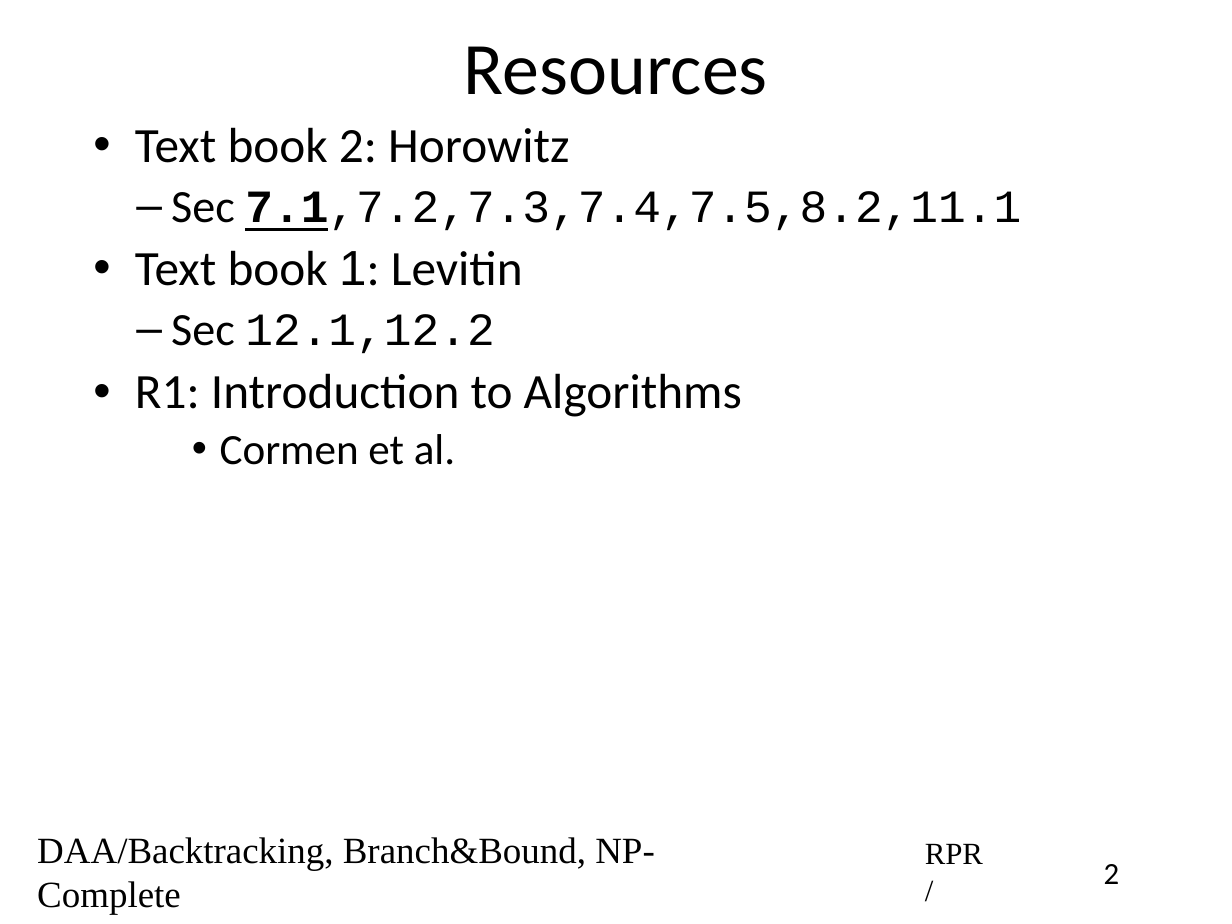
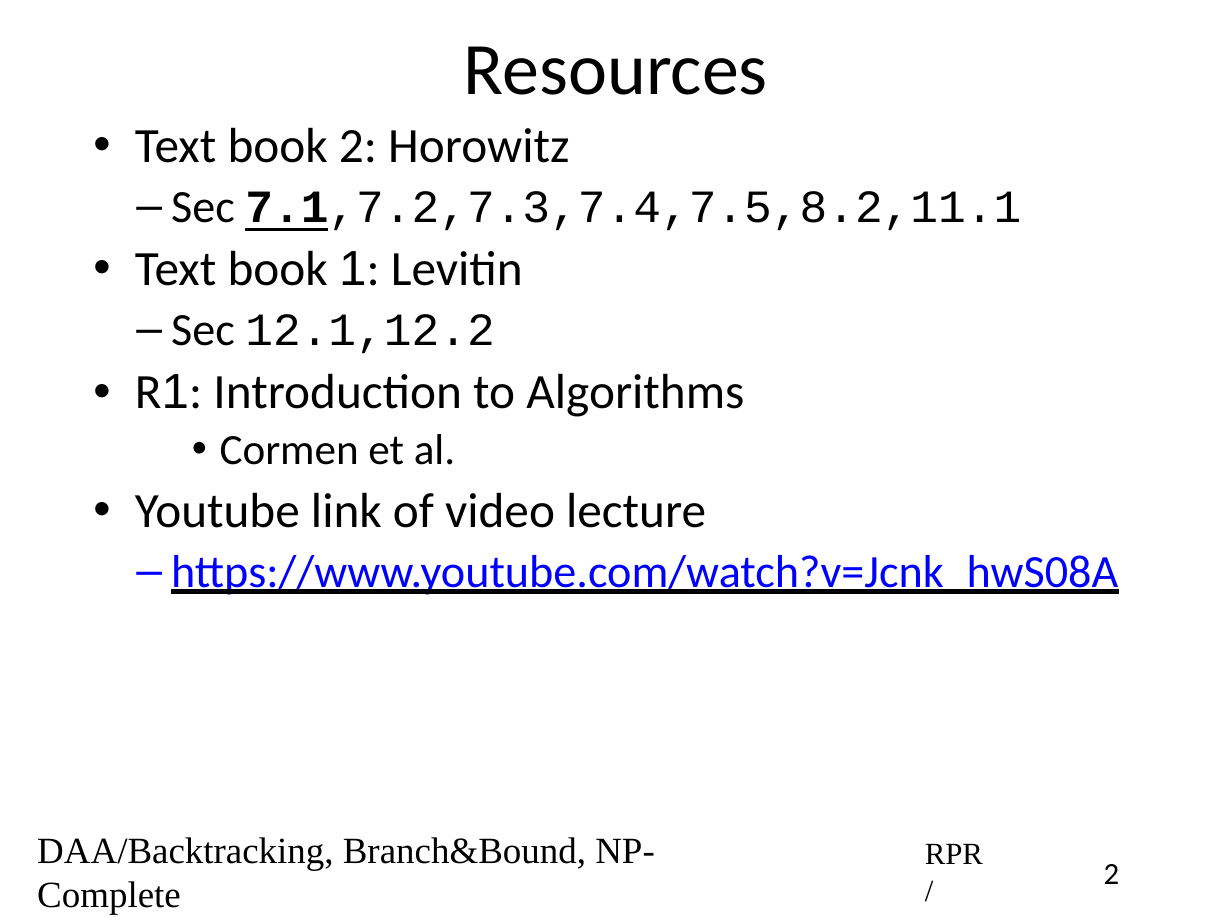
Before and after one commit to rprustagi/2019-17CS43-DAA, a slide deck: slide 2 of Slides-RPR/2019-H1-DAA-L41-BackTrack-Intro.pptx. Drawn at 1232x924 pixels with LibreOffice and Linux fonts; fonts in the diff are those of the drawing. Boxes give left, top, right and bottom in pixels: in the first picture for what was removed or moved away, otherwise in the second. Text is boxed around its words. In the diff, an @@ line names an element or a change of style, - is before the commit and + after.

Commit message:
Added youtube video link in resource

```diff
--- a/Slides-RPR/2019-H1-DAA-L41-BackTrack-Intro.pptx
+++ b/Slides-RPR/2019-H1-DAA-L41-BackTrack-Intro.pptx
@@ text at (135, 373, 744, 417): font Calibri to Arial in "R1:" @@
@@ text at (135, 492, 1118, 595): paragraphs added @@
+• Youtube link of video lecture
+  – https://www.youtube.com/watch?v=Jcnk_hwS08A
```
Also in this commit, not shown: 8 other files.
